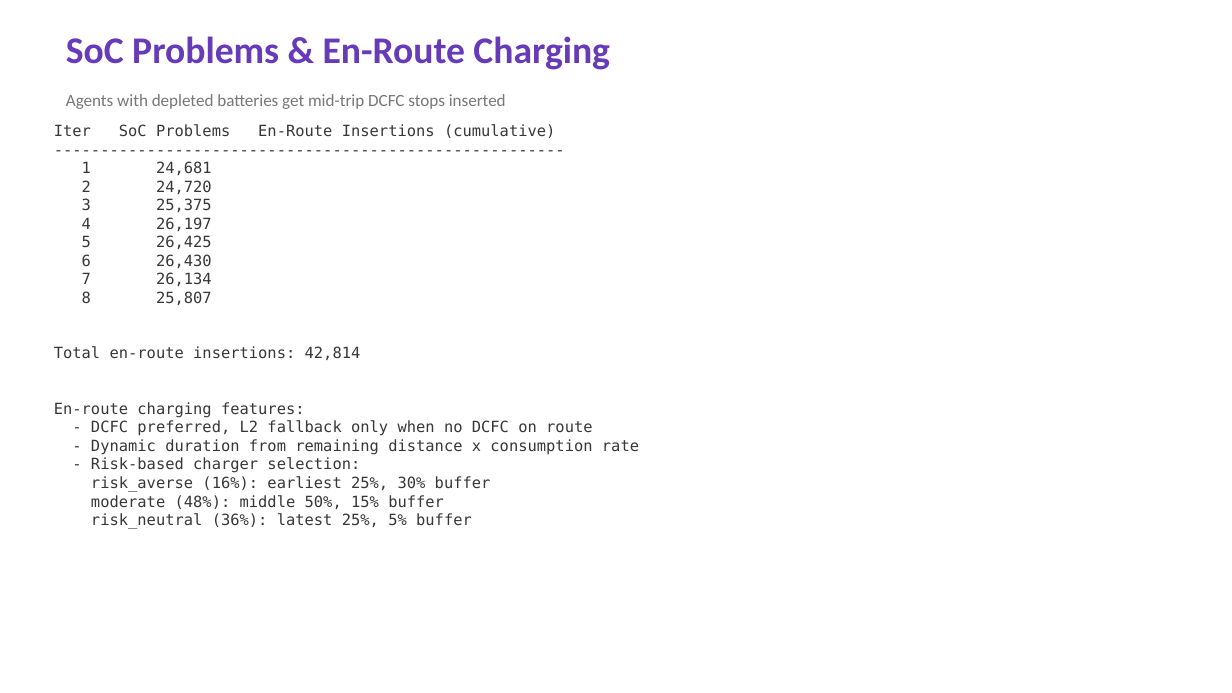
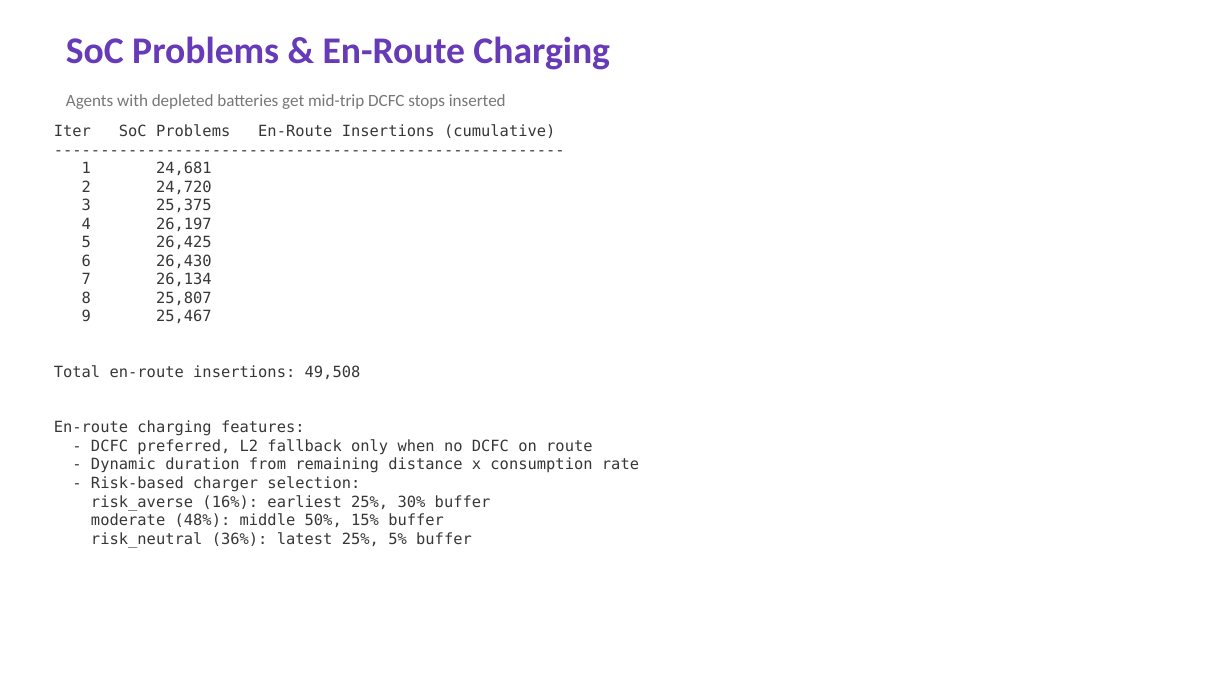
Before and after one commit to Tomal121186621/UrbanEV-MATSim-Maryland, a slide deck: slide 4 of UrbanEV_Results.pptx. Drawn at 1232x693 pixels with LibreOffice and Linux fonts; fonts in the diff are those of the drawing. Boxes give left, top, right and bottom in pixels: in the first picture for what was removed or moved away, otherwise in the second. Text is boxed around its words. In the diff, an @@ line names an element or a change of style, - is before the commit and + after.

```diff
--- a/UrbanEV_Results.pptx
+++ b/UrbanEV_Results.pptx
@@ text at [54, 309, 361, 379]: text changed @@
-Total en-route insertions: 42,814
+9 25,467
+Total en-route insertions: 49,508
```
Also in this commit, not shown: 6 other slides changed.
